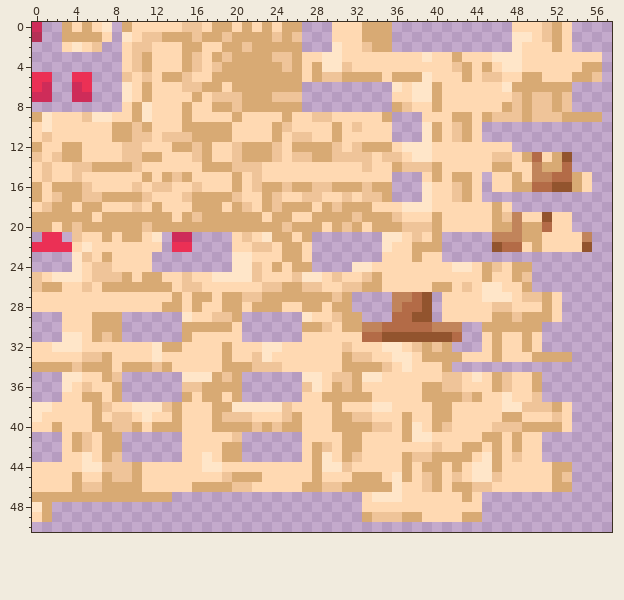
Two versions of one pixel-art sprite, assets/cobblemon/textures/pokemon/swirlix/swirlix_shiny.png. Above, as it was before the edit.
The file is 64x64 pixels. Shown: x 0..57, y 0..50.
The same view after the edit:
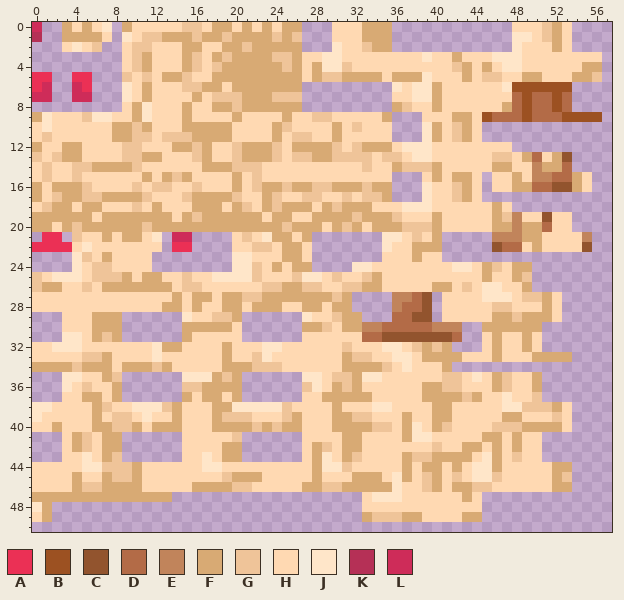
Palette (. is transparent): A #eb3055  B #9c5122  C #92542e  D #b36b47  E #c1845b  F #d8aa74  G #efc499  H #ffd9b2  J #ffe6c9  K #b53056  L #ce2c59
Change:
Colour F gives way to colour B in row 6 at x 48 to 53; in rows 7 to 8 at x 49 and 52; in row 9 at x 45, 49 and 53 to 56.
Colour G gives way to colour D in rows 7 to 8 at x 48, 50 to 51 and 53; in row 9 at x 46 to 48 and 50 to 52.
Where, in picture pixels (left, top, right, bottom), the same in both pictures:
changed: (482, 82, 602, 122)
